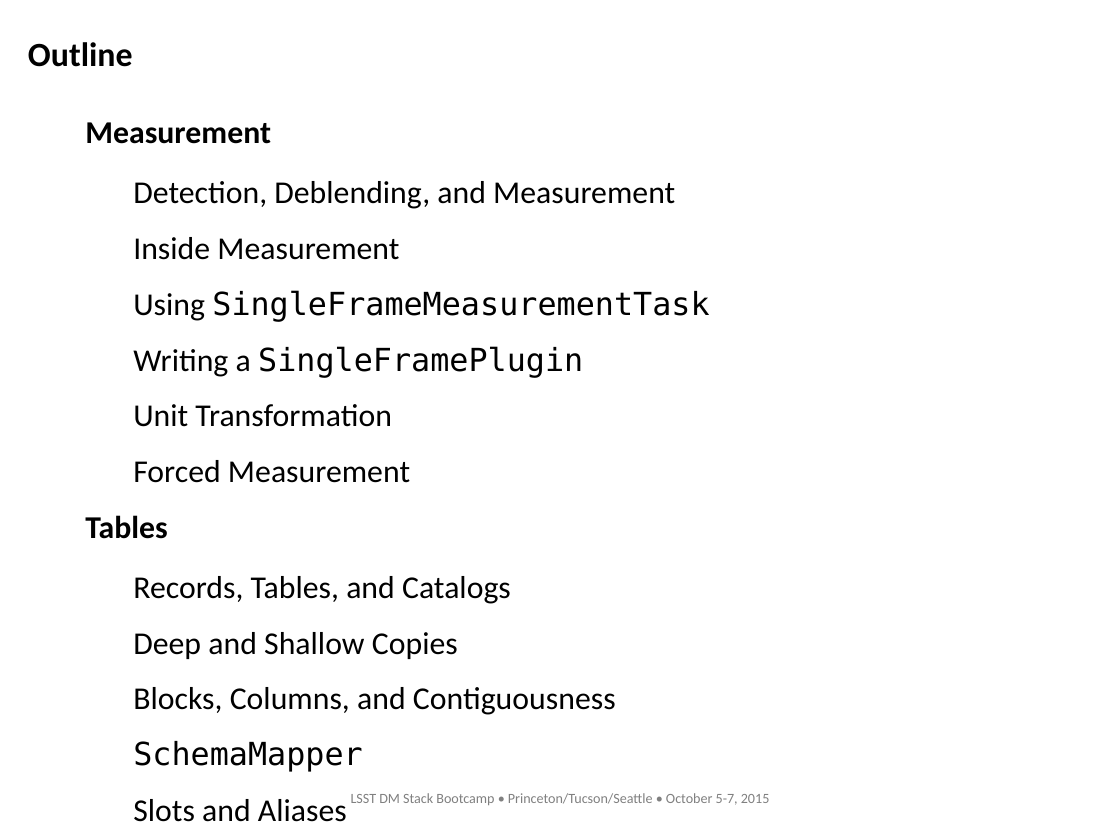
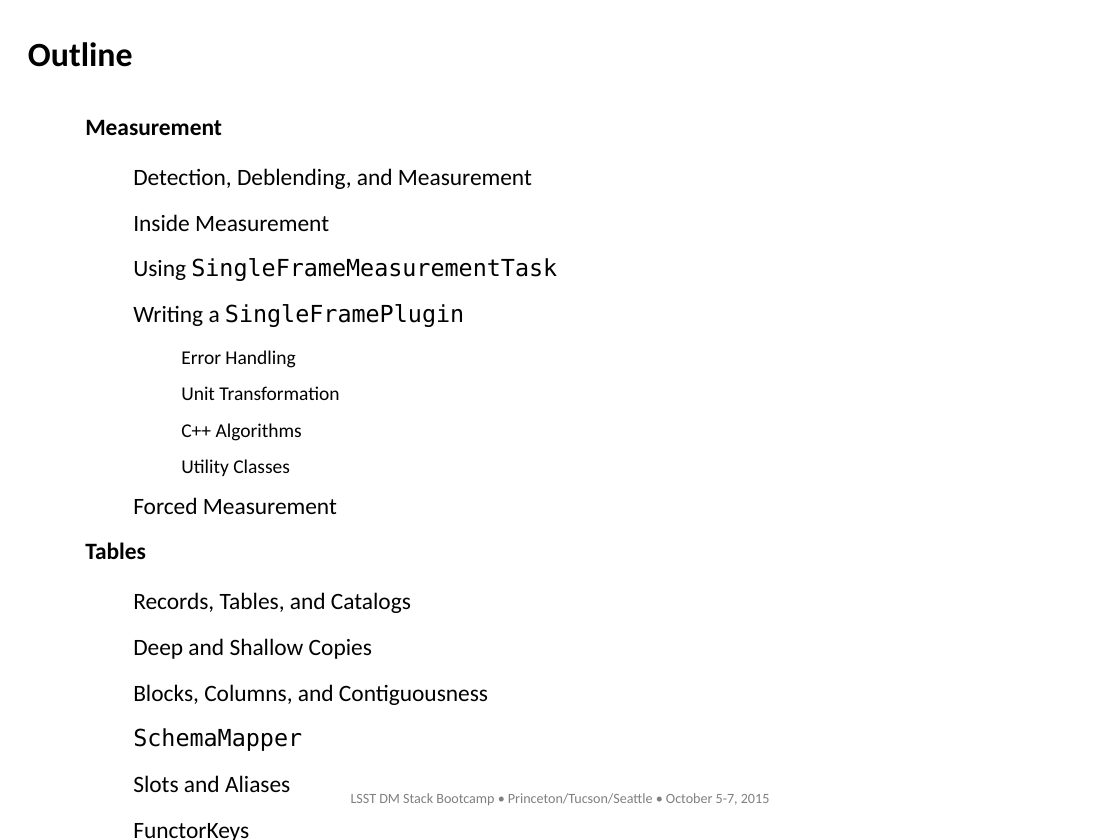
Before and after one commit to lsst-dm/Oct15_bootcamp, a slide deck: slide 2 of measurement/measurement.odp. Drawn at 1120x840 pixels with LibreOffice and Linux fonts; fonts in the diff are those of the drawing; background and template pictures are left out. Boxes give left, top, right and bottom in pixels: in the first picture for what was removed or moved away, otherwise in the second. Text is boxed around its words. In the diff, an @@ line names an element or a change of style, - is before the commit and + after.

Commit message:
Polish and complete first ~60% of measurement/tables slides.
Measurement section is now complete; time for a tutorial on tables.

```diff
--- a/measurement/measurement.odp
+++ b/measurement/measurement.odp
@@ text at bbox=[85, 119, 557, 751]: size 22.5 to 16.6 pt in "Measurement", "Detection, Deblending, and Measurement", "Inside Measurement", "Using SingleFrameMeasurementTask" and 9 more places; size 22.5 to 13.8 pt in "Unit Transformation"; bullet − to ●; list level 2 to 3 in "Unit Transformation" @@
@@ text at bbox=[181, 350, 295, 368]: paragraph added @@
+    ● Error Handling
@@ text at bbox=[181, 423, 302, 476]: paragraphs added @@
+    ● C++ Algorithms
+    ● Utility Classes
```
Also in this commit, not shown: 5 other slides changed, 3 slides added, 1 other file.
